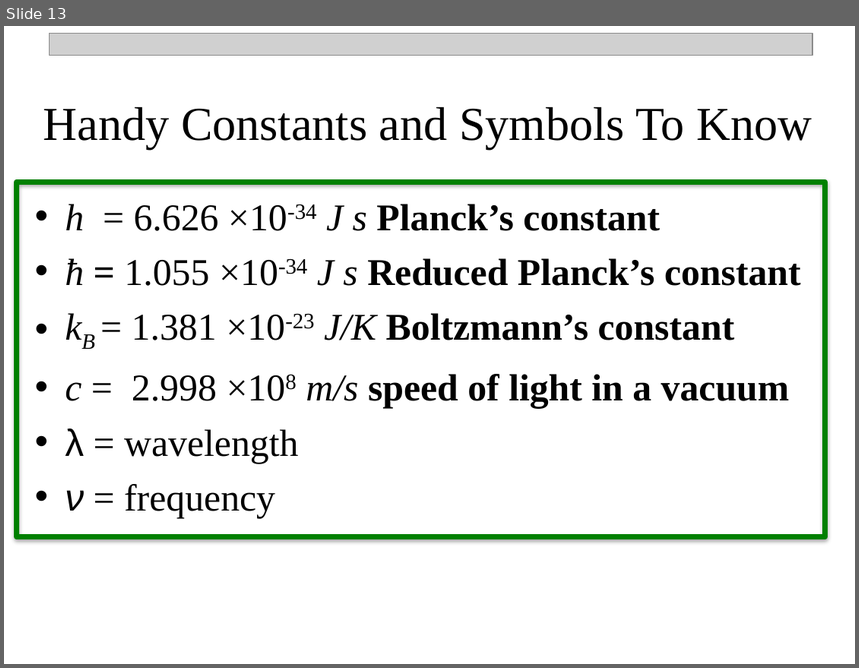
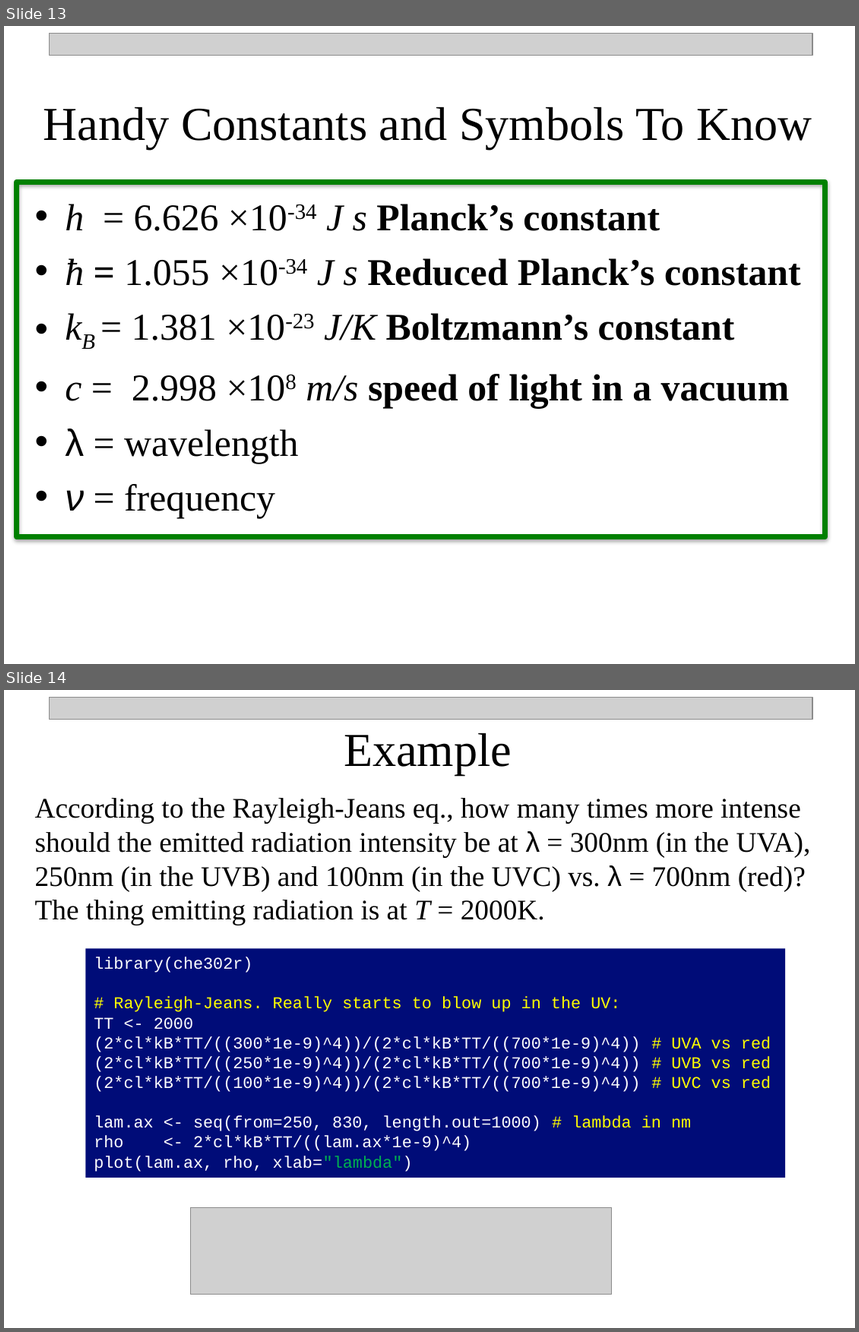
Before and after one commit to npetraco/CHE302, a slide deck: Notes/2_Quantum_TheoryI.pptx. Shown one above the other, each under a label of ours: slide 13 before the commit, slides 13 and 14 after it. The pictures are 859x668 and 859x1332 pixels, drawn with LibreOffice and Linux fonts; fonts in the diff are those of the drawing; grey boxes stand for pictures. Boxes give left, top, right and bottom in pixels: in the first picture for what was removed or moved away, otherwise in the second. Text is boxed around its words. In the diff, an @@ line names an element or a change of style, - is before the commit and + after.

```diff
--- a/Notes/2_Quantum_TheoryI.pptx
+++ b/Notes/2_Quantum_TheoryI.pptx
@@ slide 14 added at [4, 690, 855, 1328], background #FFFFFF @@
@@ picture added at [49, 697, 813, 719] @@
@@ text added at [344, 733, 512, 775], 40 pt, text #000000 @@
+Example
@@ text added at [35, 798, 811, 926], 24 pt, text #000000 @@
+According to the Rayleigh-Jeans eq., how many times more intense should the emitted radiation intensity be at λ = 300nm (in the UVA), 250nm (in the UVB) and 100nm (in the UVC) vs. λ = 700nm (red)? The thing emitting radiation is at T = 2000K.
@@ rectangle added at [86, 948, 785, 1178], fill #000C78, 14 pt, text #FFFFFF @@
+library(che302r)
+# Rayleigh-Jeans. Really starts to blow up in the UV:
+TT <- 2000
+(2*cl*kB*TT/((300*1e-9)^4))/(2*cl*kB*TT/((700*1e-9)^4)) # UVA vs red
+(2*cl*kB*TT/((250*1e-9)^4))/(2*cl*kB*TT/((700*1e-9)^4)) # UVB vs red
+(2*cl*kB*TT/((100*1e-9)^4))/(2*cl*kB*TT/((700*1e-9)^4)) # UVC vs red
+lam.ax <- seq(from=250, 830, length.out=1000) # lambda in nm
+rho <- 2*cl*kB*TT/((lam.ax*1e-9)^4)
+plot(lam.ax, rho, xlab="lambda")
@@ picture added at [190, 1208, 612, 1294] @@
```
Also in this commit, not shown: 3 other slides added, 2 other files.
